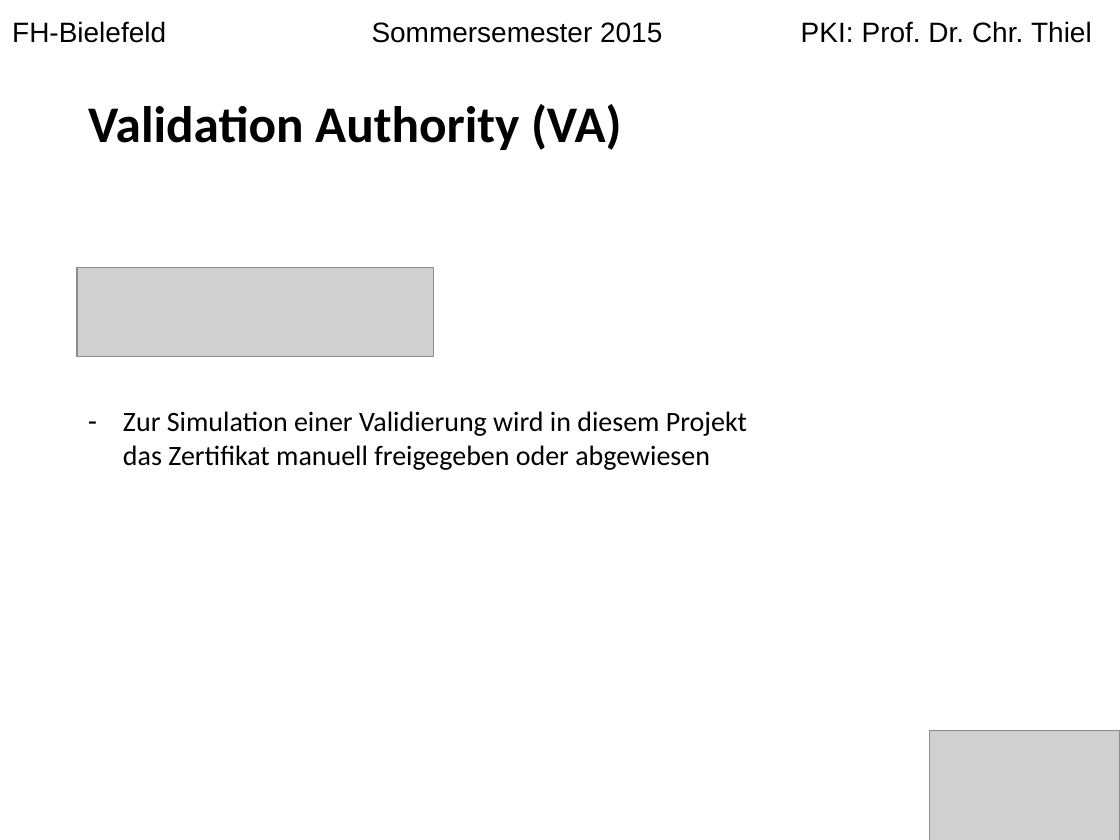
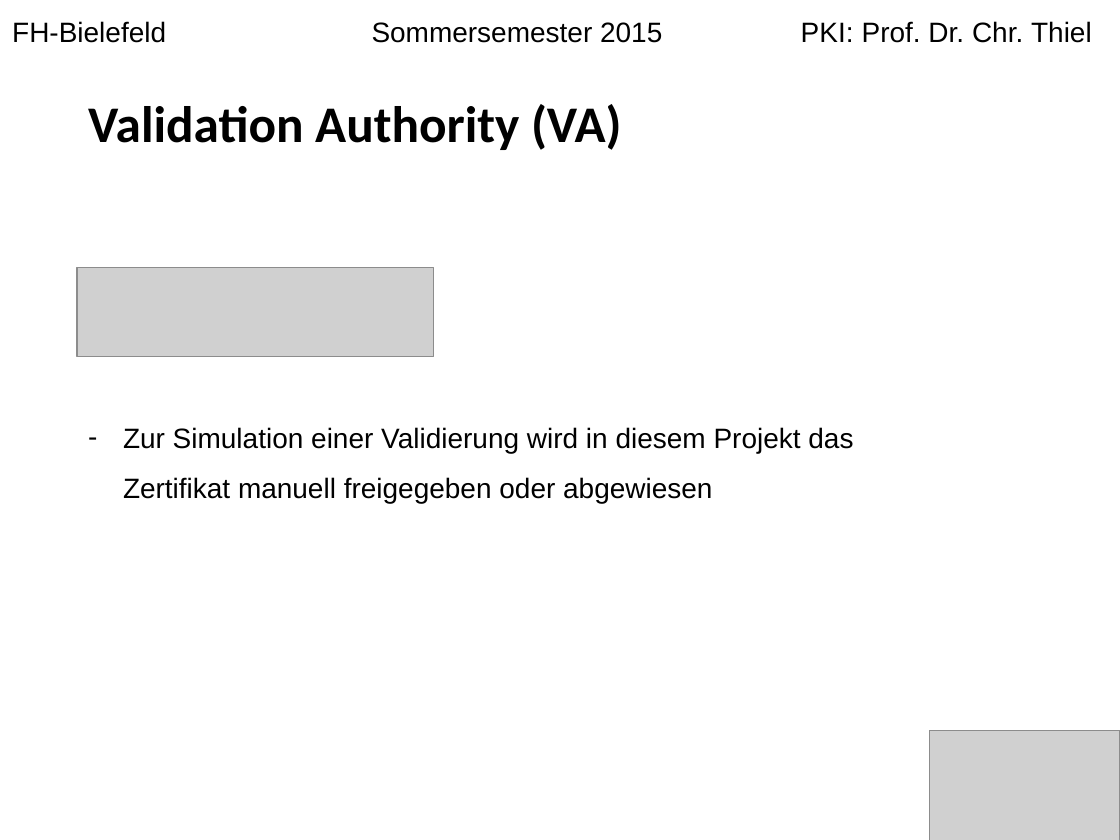
Before and after one commit to langec/pki, a slide deck: slide 9 of Erstellung_einer_PKI.pptx (slide 8 before the commit). Drawn at 1120x840 pixels with LibreOffice and Linux fonts; fonts in the diff are those of the drawing; grey boxes stand for pictures. Boxes give left, top, right and bottom in pixels: in the first picture for what was removed or moved away, otherwise in the second. Text is boxed around its words. In the diff, an @@ line names an element or a change of style, - is before the commit and + after.

```diff
--- a/Erstellung_einer_PKI.pptx
+++ b/Erstellung_einer_PKI.pptx
@@ text "Zur Simulation einer Validierung wird ..." at <box>123,427,853,504</box>: font Calibri to Arial; line spacing 1 to 1.5 @@
```
Also in this commit, not shown: 9 other slides changed, 1 slide removed.
